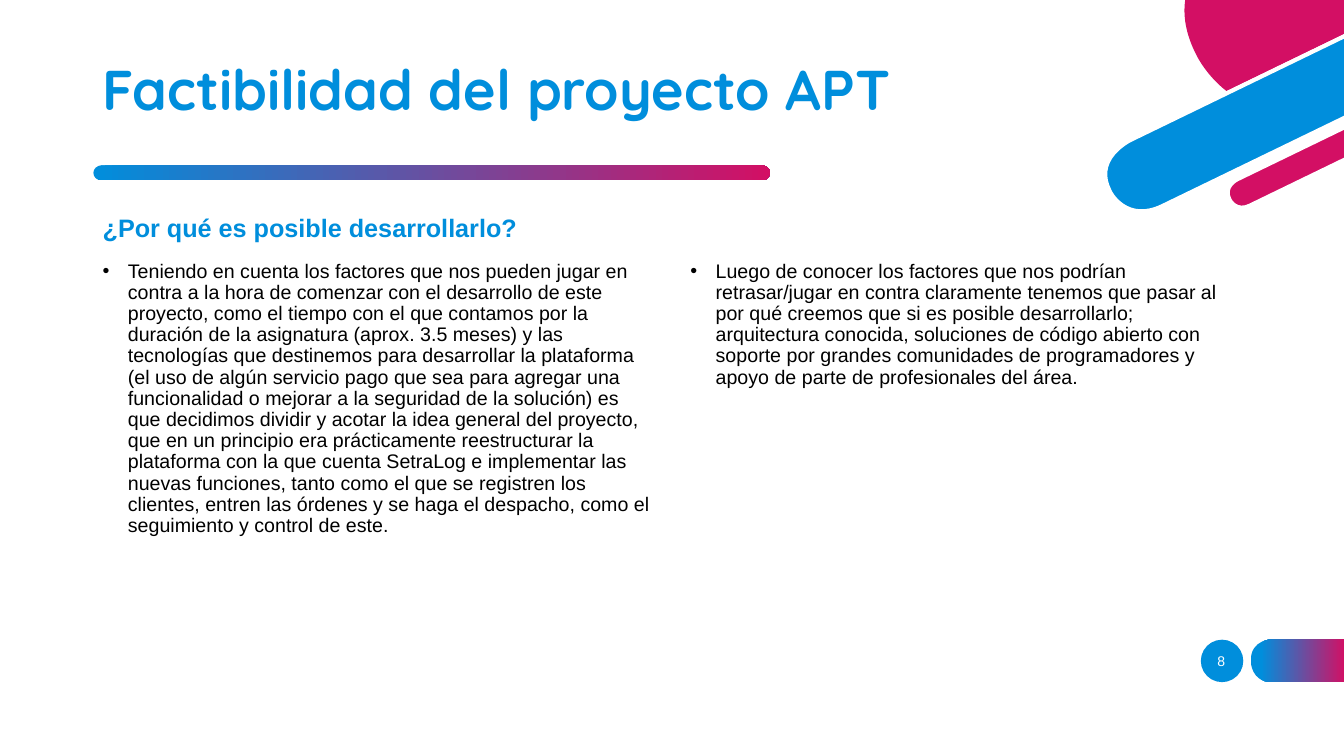
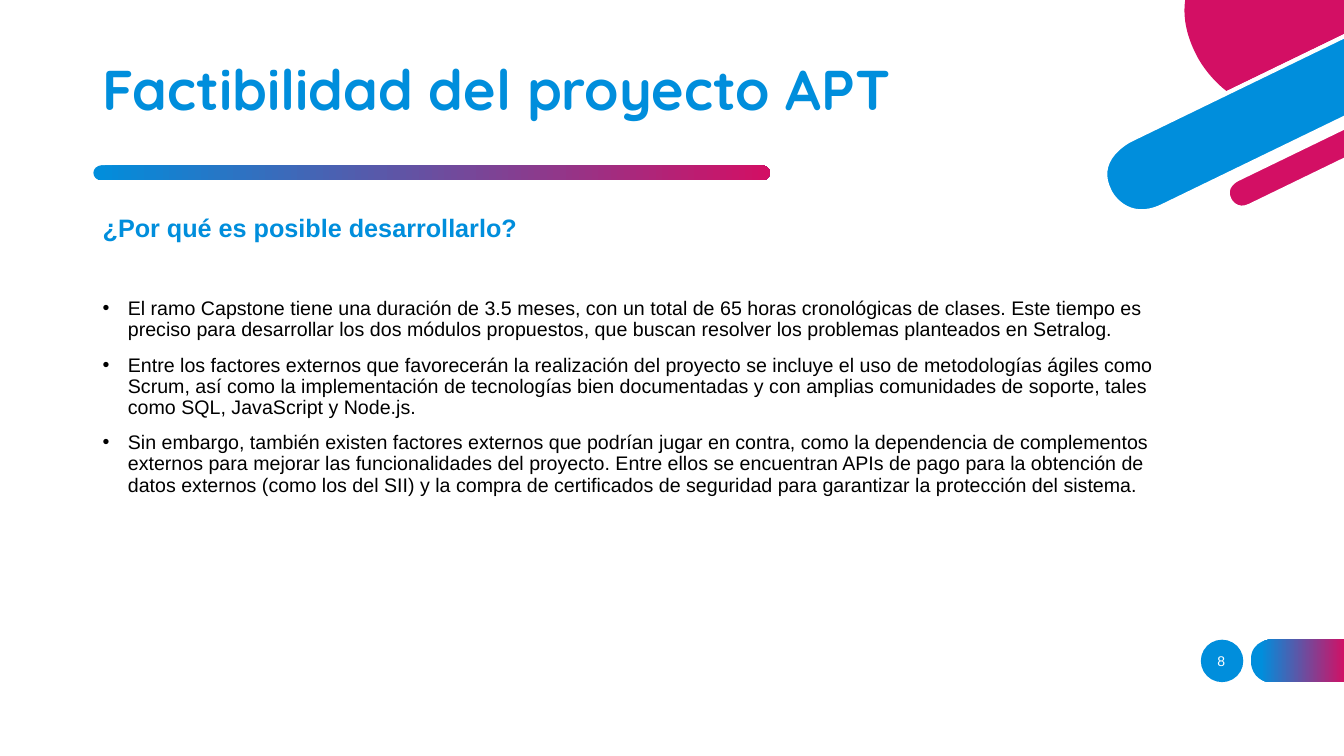
Before and after one commit to JonatanDSR/Capstone, a slide deck: slide 8 of Evidencias Grupales/Proyecto APT.pptx. Drawn at 1344x756 pixels with LibreOffice and Linux fonts; fonts in the diff are those of the drawing. Boxes give left, top, right and bottom in pixels: in the first picture for what was removed or moved away, otherwise in the second. Text is boxed around its words. In the diff, an @@ line names an element or a change of style, - is before the commit and + after.

```diff
--- a/Evidencias Grupales/Proyecto APT.pptx
+++ b/Evidencias Grupales/Proyecto APT.pptx
@@ text removed at bbox=[716, 263, 1216, 388] @@
-• Luego de conocer los factores que nos podrían retrasar/jugar en contra claramente tenemos que pasar al por qué creemos que si es posible desarrollarlo; arquitectura conocida, soluciones de código abierto con soporte por grandes comunidades de programadores y apoyo de parte de profesionales del área.
@@ text at bbox=[128, 300, 1152, 496]: text changed @@
-• Teniendo en cuenta los factores que nos pueden jugar en contra a la hora de comenzar con el desarrollo de este proyecto, como el tiempo con el que contamos por la duración de la asignatura (aprox. 3.5 meses) y las tecnologías que destinemos para desarrollar la plataforma (el uso de algún servicio pago que sea para agregar una funcionalidad o mejorar a la seguridad de la solución) es que decidimos dividir y acotar la idea general del proyecto, que en un principio era prácticamente reestructurar la plataforma con la que cuenta SetraLog e implementar las nuevas funciones, tanto como el que se registren los clientes, entren las órdenes y se haga el despacho, como el seguimiento y control de este.
+• El ramo Capstone tiene una duración de 3.5 meses, con un total de 65 horas cronológicas de clases. Este tiempo es preciso para desarrollar los dos módulos propuestos, que buscan resolver los problemas planteados en Setralog.
+• Entre los factores externos que favorecerán la realización del proyecto se incluye el uso de metodologías ágiles como Scrum, así como la implementación de tecnologías bien documentadas y con amplias comunidades de soporte, tales como SQL, JavaScript y Node.js.
+• Sin embargo, también existen factores externos que podrían jugar en contra, como la dependencia de complementos externos para mejorar las funcionalidades del proyecto. Entre ellos se encuentran APIs de pago para la obtención de datos externos (como los del SII) y la compra de certificados de seguridad para garantizar la protección del sistema.
```
Also in this commit, not shown: 7 other slides changed.
